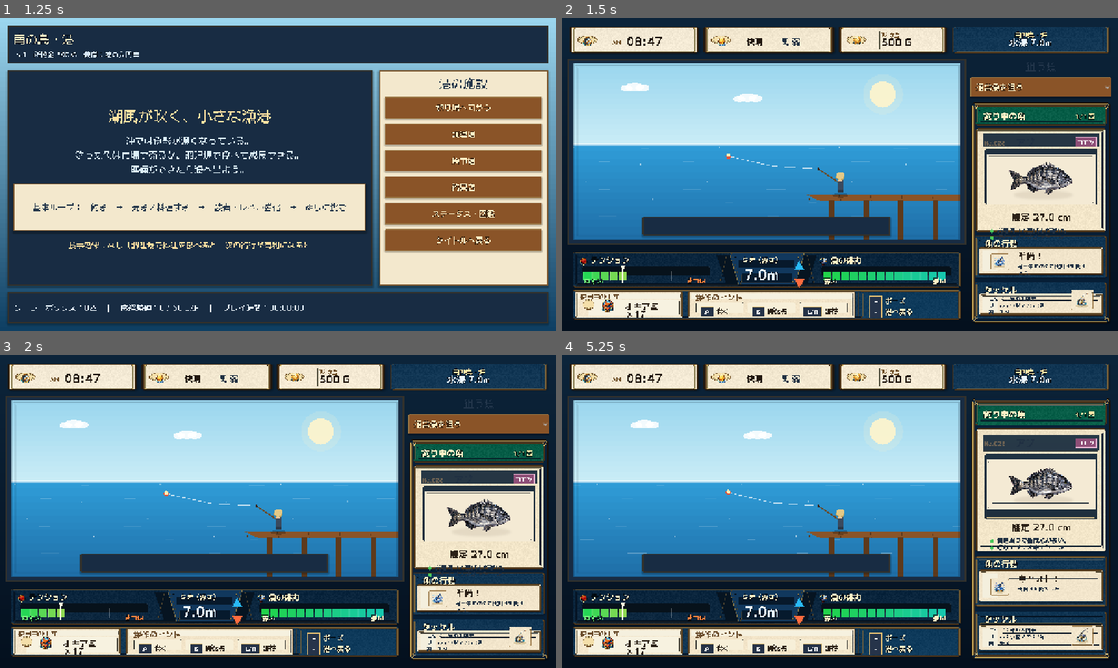
Above: before the commit, frames 1-4 (two rows, left to right).
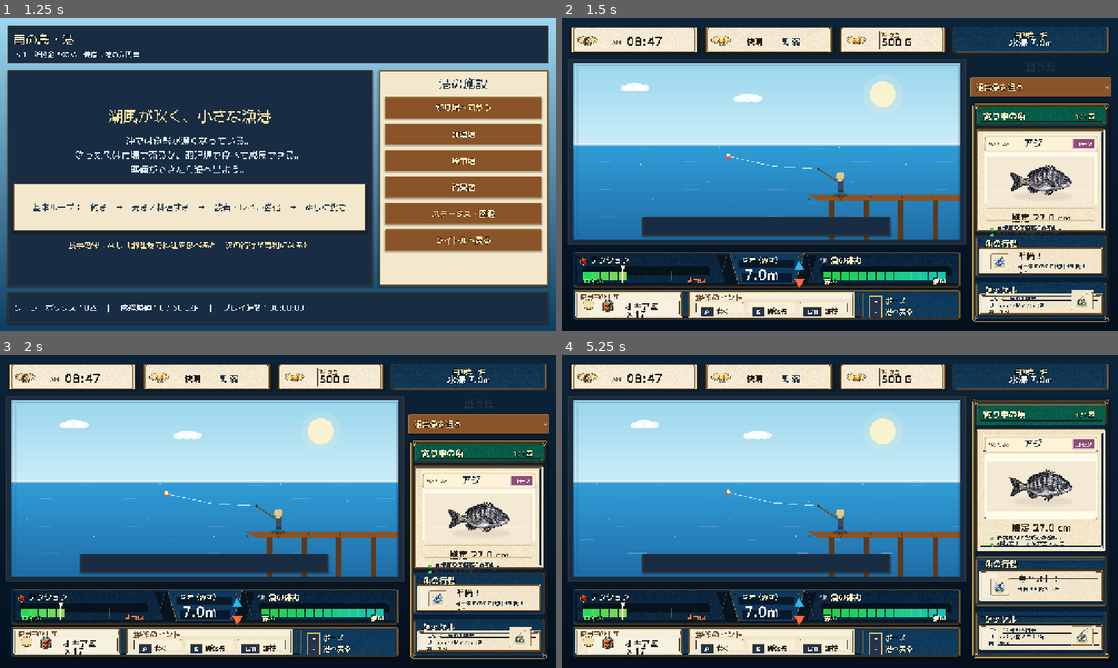
Above: after the commit, the same moments.

Repository: RYUKOU-OKUMURA/tsuri_quest_umi_mvp
Game: Godot game, scene res://scenes/main.tscn
Two runs of this game, one before a commit and one after it. Both use one fixed random seed, a clock stepped at 60 frames per second and the inputs below.
Inputs (mouse positions are in pixels of both pictures, inside the frame that each line leads up to):
- Up to frame 1 (1.25 s): click "ゲームを始める" at 0.5 s
- Up to frame 2 (1.5 s): click "釣り場へ向かう" at 1.25 s
- Up to frame 3 (2 s): no input
- Up to frame 4 (5.25 s): click "通常魚を狙う" at 2 s; click "通常魚を狙う" at 2.75 s; click "通常魚を狙う" at 3.5 s; tap Enter at 4.25 s; move the mouse to (767, 624) at 4.27 s; tap Shift at 4.35 s; click (767, 624) at 4.42 s; tap Space at 4.52, 5 s; move the mouse to (728, 527) at 5.02 s; tap E at 5.1 s; click (728, 527) at 5.17 s

Frame 1 is identical in both runs. In frame 2, 2.3% of the frame differs, in the area x 75-97%, y 36-71%; in frame 3, 2.3%; in frame 4, 3.0%, in the area x 75-97%, y 25-63%.

Commit message:
Refine fight sidebar fish card

Diff:
--- a/src/ui/components/fight_sidebar.gd
+++ b/src/ui/components/fight_sidebar.gd
@@ -101,19 +101,26 @@
 
 func _draw_fish_card(font: Font, rect: Rect2) -> void:
 	_draw_panel(rect, Palette.PARCHMENT, Palette.WOOD_DARK, Palette.GOLD)
+	var compact_card := _sidebar_frame != null or rect.size.y <= 300.0
 	var inner := rect.grow(-10.0 if _sidebar_frame == null else -12.0)
 	var fish_name := String(fish_data.get("name", "クロダイ"))
 	var rarity := String(fish_data.get("rarity", "レア"))
 	var no_text := "No.028"
-	_draw_text(font, no_text, inner.position + Vector2(0.0, 26.0), 14, Color("#6b6153"), 0)
-	_draw_text(font, _display_fish_name(fish_name), inner.position + Vector2(74.0, 28.0), 21 if _sidebar_frame != null else 20, Palette.TEXT_DARK, 0)
-	_draw_rarity_tag(font, Rect2(inner.position + Vector2(inner.size.x - 52.0, 8.0), Vector2(48.0, 22.0)), rarity)
+	if compact_card:
+		_draw_paper_plaque(Rect2(inner.position + Vector2(2.0, 6.0), Vector2(inner.size.x - 4.0, 34.0)))
+		_draw_text(font, no_text, inner.position + Vector2(10.0, 28.0), 14, Color("#6b6153"), 0)
+		_draw_text(font, _display_fish_name(fish_name), inner.position + Vector2(92.0, 29.0), 21, Palette.TEXT_DARK, 0)
+		_draw_rarity_tag(font, Rect2(inner.position + Vector2(inner.size.x - 58.0, 11.0), Vector2(50.0, 22.0)), rarity)
+	else:
+		_draw_text(font, no_text, inner.position + Vector2(0.0, 26.0), 14, Color("#6b6153"), 0)
+		_draw_text(font, _display_fish_name(fish_name), inner.position + Vector2(74.0, 28.0), 20, Palette.TEXT_DARK, 0)
+		_draw_rarity_tag(font, Rect2(inner.position + Vector2(inner.size.x - 52.0, 8.0), Vector2(48.0, 22.0)), rarity)
 
 	var fish_rect := Rect2(
-		inner.position + Vector2(6.0, 46.0),
+		inner.position + Vector2(6.0, 52.0 if compact_card else 46.0),
 		Vector2(
 			inner.size.x - 12.0,
-			maxf(82.0, rect.size.y * (0.52 if _sidebar_frame != null else 0.37))
+			maxf(82.0, rect.size.y * (0.50 if compact_card else 0.37))
 		)
 	)
 	_draw_fish_portrait(fish_rect)
@@ -122,9 +129,9 @@
 	var estimate := (float(fish_data.get("size_min", 0.0)) + float(fish_data.get("size_max", 0.0))) * 0.5
 	var estimate_size := 22 if _sidebar_frame != null else 23
 	_draw_centered_text(font, "推定 %.1f cm" % estimate, Rect2(inner.position.x, divider_y + 8.0, inner.size.x, 30.0), estimate_size, Color("#2b2117"), 0)
-	var desc_y := divider_y + 44.0
+	var desc_y := divider_y + (38.0 if compact_card else 44.0)
 	draw_line(Vector2(inner.position.x + 8.0, desc_y - 10.0), Vector2(inner.end.x - 8.0, desc_y - 10.0), Color("#d6c299"), 1.0)
-	var detail_gap := 16.0 if _sidebar_frame != null else 21.0
+	var detail_gap := 14.0 if compact_card else 21.0
 	_draw_detail_line(font, "岩場周りで警戒心が強い。", Vector2(inner.position.x + 16.0, desc_y), inner.size.x - 28.0)
 	_draw_detail_line(font, "好むエサ：オキアミ・カニ", Vector2(inner.position.x + 16.0, desc_y + detail_gap), inner.size.x - 28.0)
 	if _sidebar_frame == null:
@@ -191,6 +198,18 @@
 		rect.position + Vector2(rect.size.x - 9.0, rect.size.y - 9.0),
 	]:
 		draw_rect(Rect2(corner - Vector2(2.0, 2.0), Vector2(4.0, 4.0)), Palette.GOLD_BRIGHT, true)
+
+
+func _draw_paper_plaque(rect: Rect2) -> void:
+	var style := StyleBoxFlat.new()
+	style.bg_color = Color("#fff3d7")
+	style.border_color = Color("#b89b64")
+	style.set_border_width_all(1)
+	style.set_corner_radius_all(4)
+	style.shadow_color = Color(0.24, 0.14, 0.05, 0.18)
+	style.shadow_size = 2
+	draw_style_box(style, rect)
+	draw_line(rect.position + Vector2(10.0, 8.0), Vector2(rect.end.x - 10.0, rect.position.y + 8.0), Color(1.0, 1.0, 1.0, 0.45), 1.0)
 
 
 func _draw_text(font: Font, text: String, baseline: Vector2, font_size: int, color: Color, outline: int) -> void:
@@ -245,7 +264,8 @@
 
 func _draw_detail_line(font: Font, text: String, pos: Vector2, max_width: float) -> void:
 	draw_circle(pos + Vector2(3.0, 10.0), 4.0, Color("#49c75a"))
-	_draw_wrapped(font, text, pos + Vector2(14.0, -1.0), max_width - 14.0, 14, Palette.TEXT_DARK, 1)
+	var font_size := 13 if _sidebar_frame != null or max_width < 260.0 else 14
+	_draw_wrapped(font, text, pos + Vector2(14.0, -1.0), max_width - 14.0, font_size, Palette.TEXT_DARK, 1)
 
 
 func _draw_rarity_tag(font: Font, rect: Rect2, rarity: String) -> void:
Binary file changed: assets/showcase/underwater/sidebar_frame.png
Not shown, changed: design-qa.md
Not shown, changed: docs/11_underwater_fight_showcase.md
Not shown, changed: tools/generate_underwater_ui_frame_assets.py
